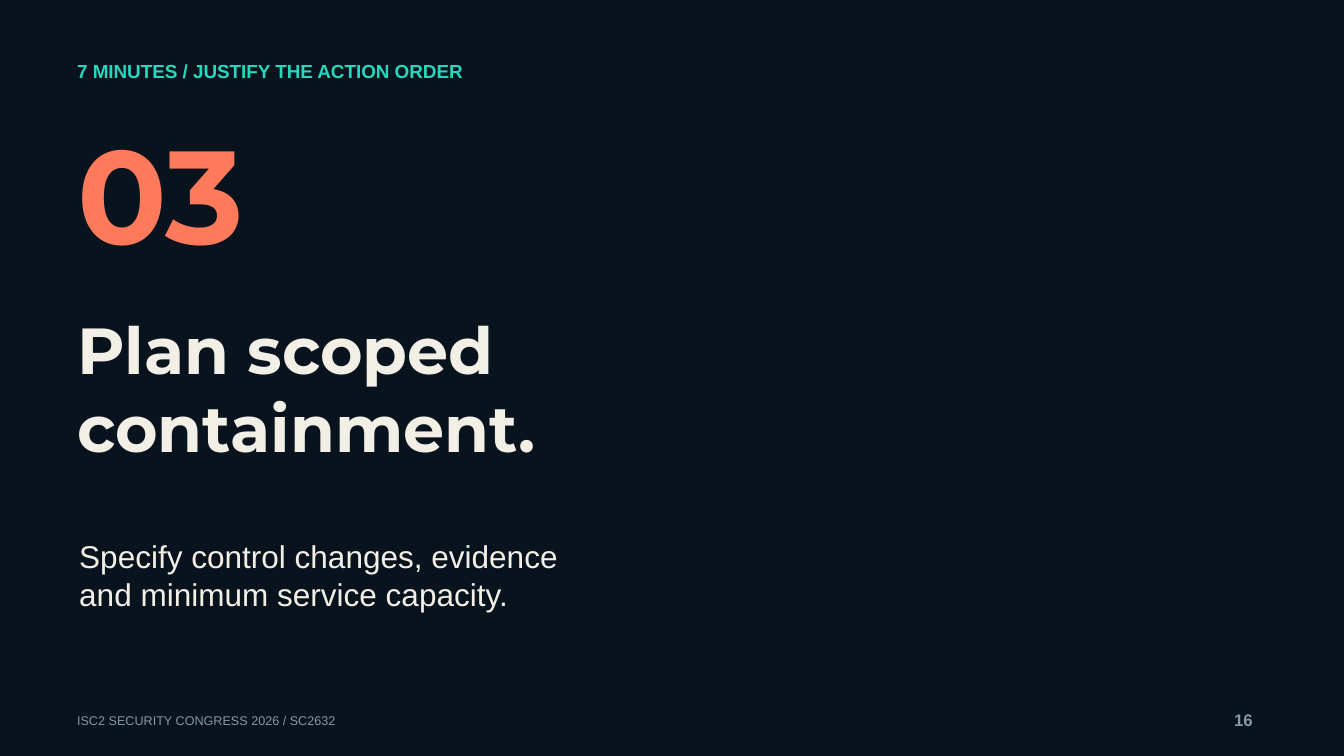
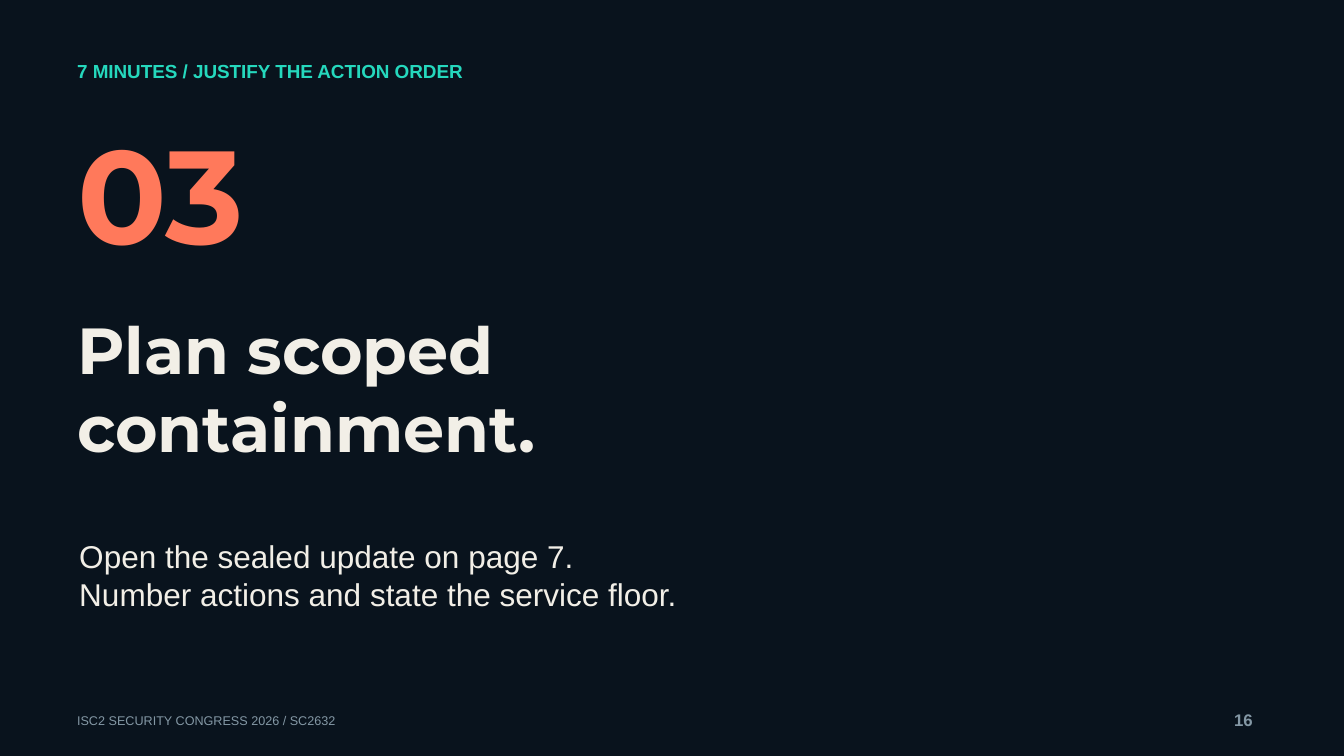
Before and after one commit to mgunjan/sc2632-tabletop, a slide deck: slide 16 of submission/2026-10-13/SC2632-session-four-cases.pptx. Drawn at 1344x756 pixels with LibreOffice and Linux fonts; fonts in the diff are those of the drawing; background and template pictures are left out. Boxes give left, top, right and bottom in pixels: in the first picture for what was removed or moved away, otherwise in the second. Text is boxed around its words. In the diff, an @@ line names an element or a change of style, - is before the commit and + after.

```diff
--- a/submission/2026-10-13/SC2632-session-four-cases.pptx
+++ b/submission/2026-10-13/SC2632-session-four-cases.pptx
@@ text at [79, 545, 676, 607]: text changed @@
-Specify control changes, evidence
-and minimum service capacity.
+Open the sealed update on page 7.
+Number actions and state the service floor.
```
Also in this commit, not shown: 4 other slides changed, 4 slides added, 4 slides removed, 12 other files.
